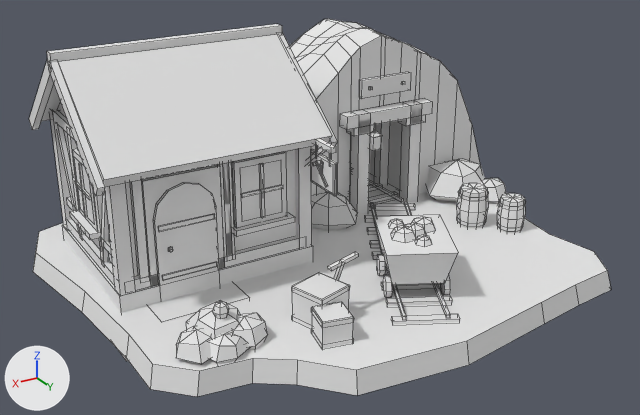
What one commit did to the FBX model Assets/Village/Models/Village_House_Mining.fbx.
Camera for both pictures: a 50 mm camera at (8.14, 13.78, 7.46) aimed at (0.07, 0.33, 0.73). Every picture has the same lights, and +X, +Y and +Z are marked at lower left. The older version comes first. Mesh edges are drawn as thin lines. Where no turn or scale is listed for an object, it has been applied to the vertices.

Names of what the first picture shows: 'Village_House_Mining'.
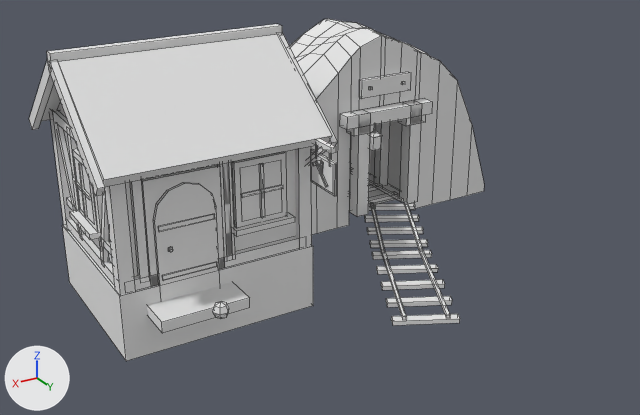
Location of each change, [x1, y1, x2, y2] in pixels of the pictures (640 x 415 px):
'Village_House_Mining', reshaped (22% narrower, 9% shorter): before [29, 19, 611, 397]; after [29, 19, 484, 361]
part 1 of me_village_house_mining, deleted: before [33, 159, 611, 397]

Edits to the bpy script that builds the scene:
```text
Change me_village_house_mining:
    used by ob_village_house_mining; location = (0.0, 0.0, 0.0)
    remove me_village_house_mining.from_pydata(...)  # 1734 vertices, 1413 faces; spans x -4.9..5.07, y -5.0..4.78, z -0.9..4.11
    add me_village_house_mining.from_pydata(...)  # 1134 vertices, 870 faces; spans x -4.9..4.63, y -5.0..4.16, z -0.9..4.11
    me_village_house_mining part 1: 33 loose pieces with 600 vertices, spanning x -4.68..5.07, y -4.58..4.78, z -0.35..1.19, are deleted
```
